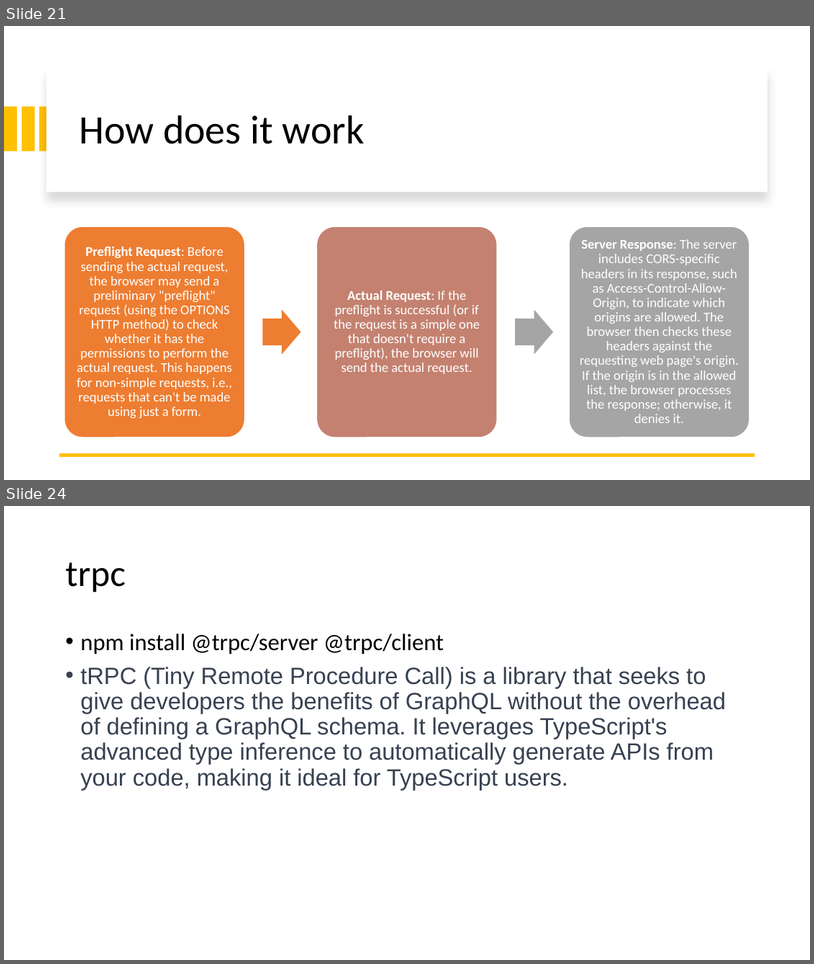
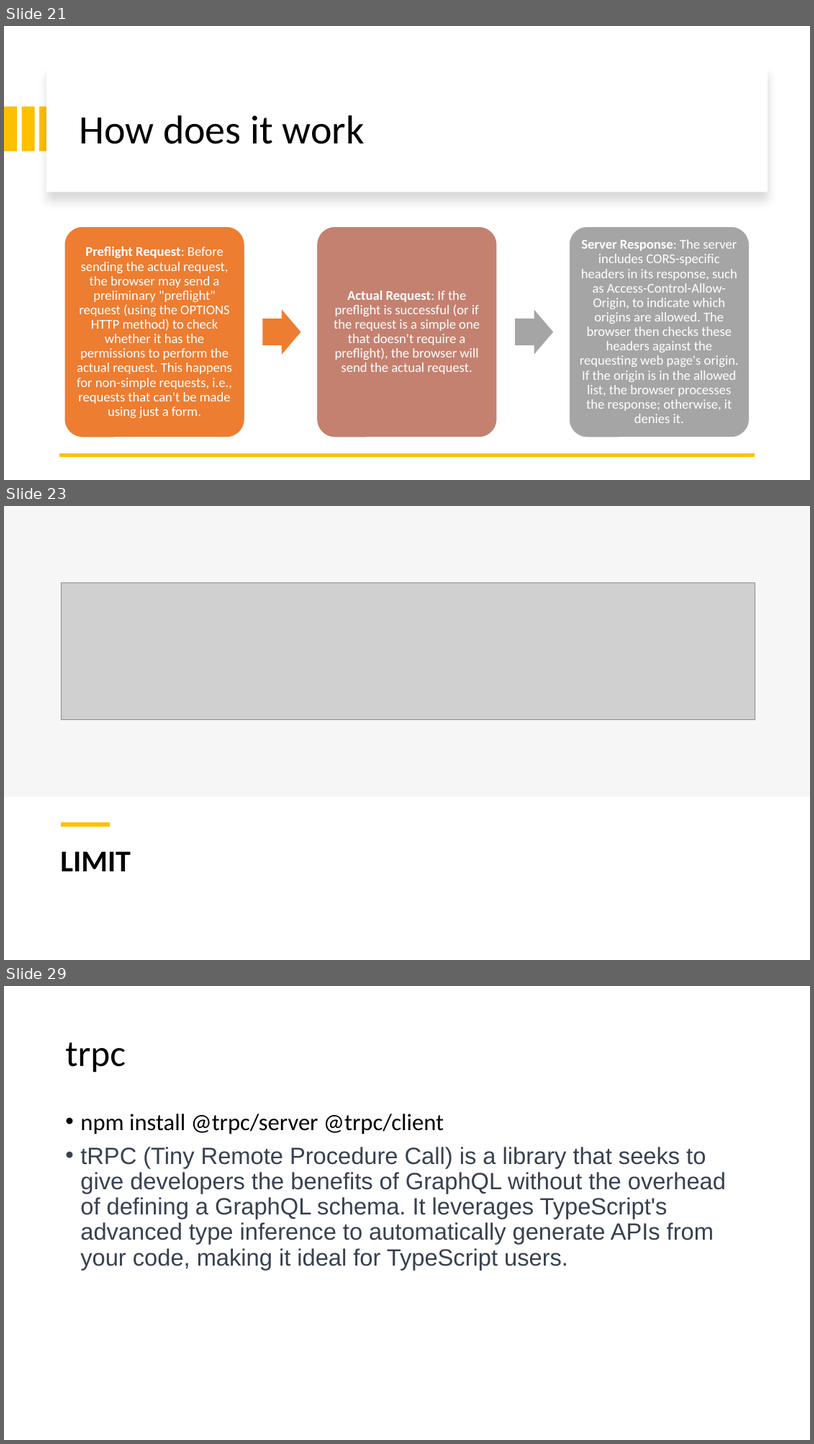
Before and after one commit to 1shaked/full-stack, a slide deck: 26ass/Node intro.pptx. Shown one above the other, each under a label of ours: slides 21 and 24 before the commit, slides 21, 23 and 29 after it; the slides between them are not shown. The pictures are 814x964 and 814x1444 pixels, drawn with LibreOffice and Linux fonts; fonts in the diff are those of the drawing; grey boxes stand for pictures. Boxes give left, top, right and bottom in pixels: in the first picture for what was removed or moved away, otherwise in the second. Text is boxed around its words. In the diff, an @@ line names an element or a change of style, - is before the commit and + after.

```diff
--- a/26ass/Node intro.pptx
+++ b/26ass/Node intro.pptx
@@ slide 23 added at bbox=[4, 506, 810, 960], background #FFFFFF @@
@@ rectangle added at bbox=[4, 506, 810, 796], fill #F2F2F2 at 65% opacity @@
@@ picture added at bbox=[62, 583, 756, 720] @@
@@ line added from (62, 824) to (110, 824), #FFC000 4.5 pt @@
@@ title added at bbox=[60, 851, 131, 871], 36 pt, text #000000, bold @@
+LIMIT
@@ what was slide 24 is now slide 29 @@
```
Also in this commit, not shown: 1 slide changed, 5 other slides added, 1 slide removed, 31 other files.
